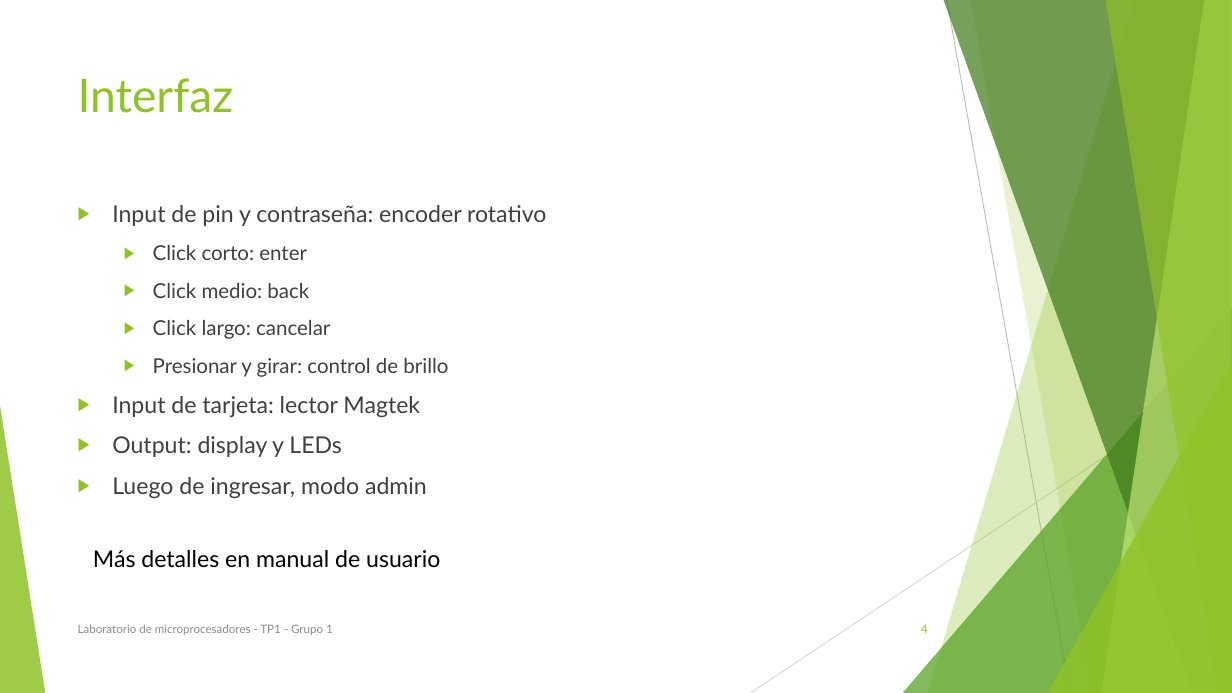
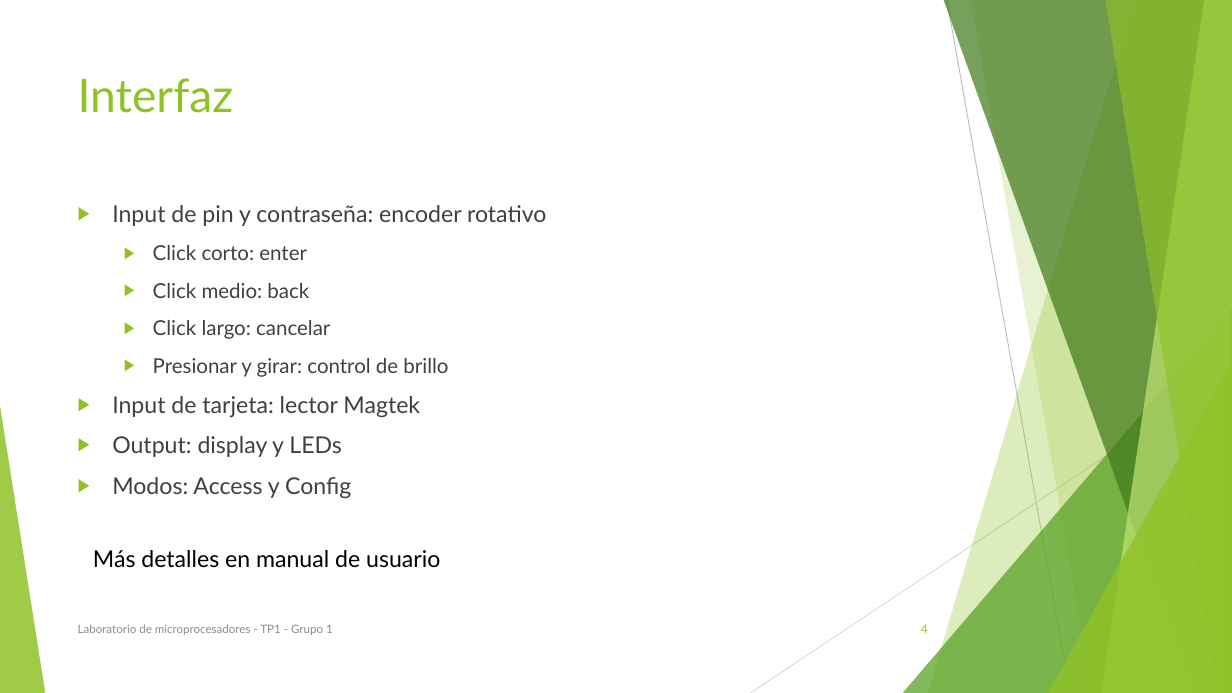
Before and after one commit to micros-g1/TP1, a slide deck: slide 4 of Notas/22.99 - TP1 - G1.pptx. Drawn at 1232x693 pixels with LibreOffice and Linux fonts; fonts in the diff are those of the drawing. Boxes give left, top, right and bottom in pixels: in the first picture for what was removed or moved away, otherwise in the second. Text is boxed around its words. In the diff, an @@ line names an element or a change of style, - is before the commit and + after.

Commit message:
update ppt

```diff
--- a/Notas/22.99 - TP1 - G1.pptx
+++ b/Notas/22.99 - TP1 - G1.pptx
@@ text at <box>112,477,351,498</box>: text changed @@
-▶ Luego de ingresar, modo admin
+▶ Modos: Access y Config
```
